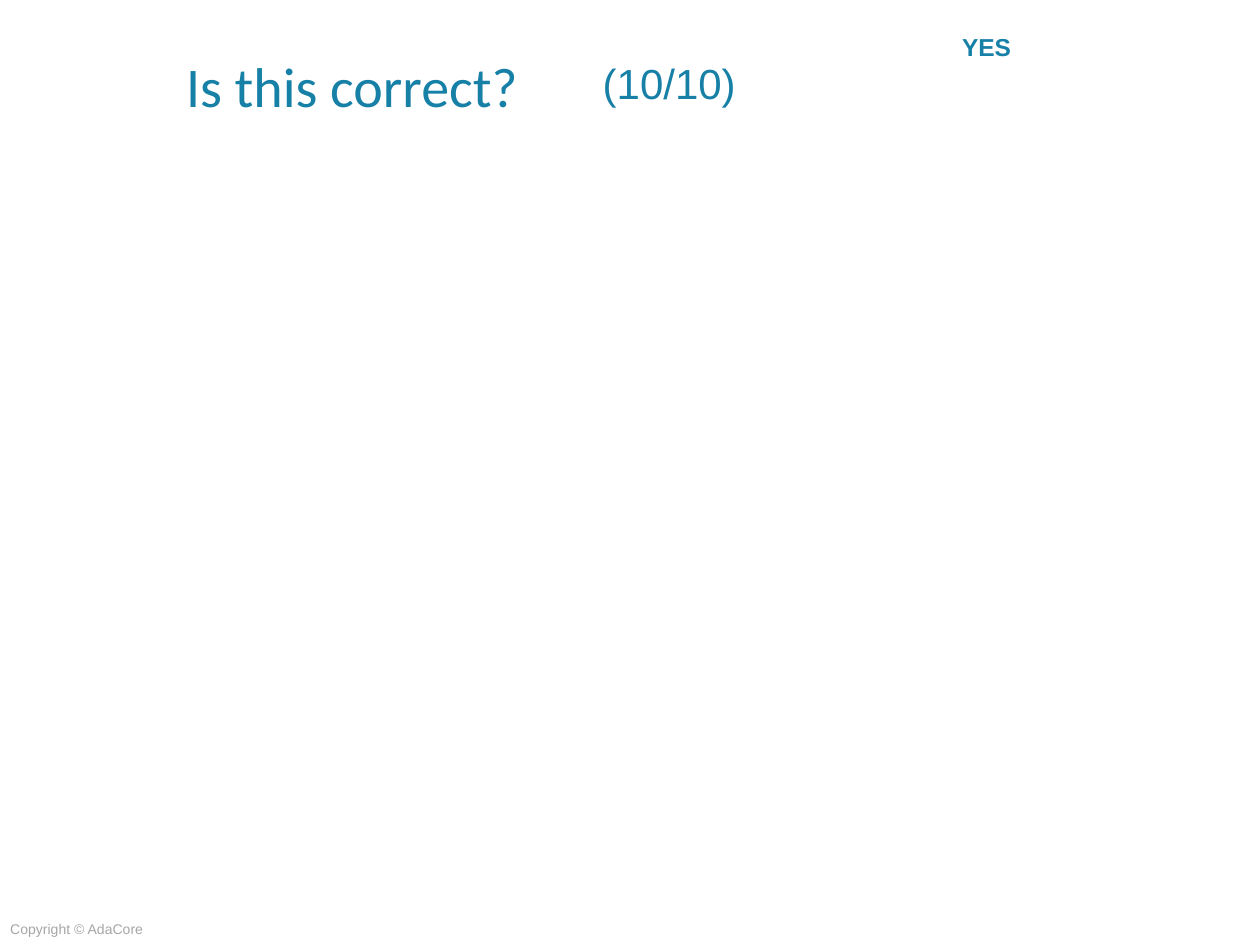
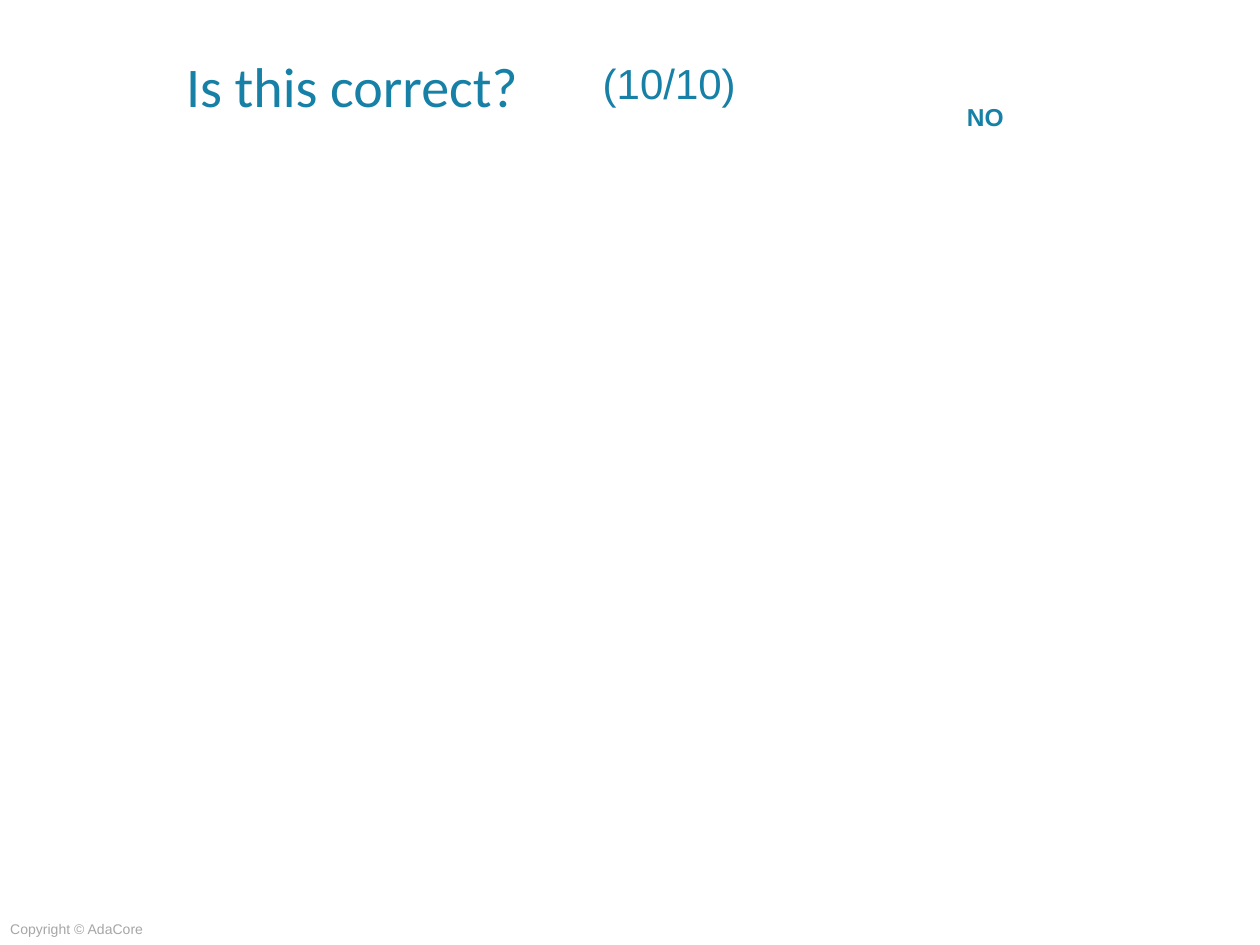
Before and after one commit to AdaCoreU/Courses, a slide deck: slide 36 of lectures/04_Mixed_Language_Programming_In_Ada/03_Ada_and_C++/Slides/03_Ada_and_C++.pptx. Drawn at 1260x945 pixels with LibreOffice and Linux fonts; fonts in the diff are those of the drawing; background and template pictures are left out. Boxes give left, top, right and bottom in pixels: in the first picture for what was removed or moved away, otherwise in the second. Text is boxed around its words. In the diff, an @@ line names an element or a change of style, - is before the commit and + after.

```diff
--- a/lectures/04_Mixed_Language_Programming_In_Ada/03_Ada_and_C++/Slides/03_Ada_and_C++.pptx
+++ b/lectures/04_Mixed_Language_Programming_In_Ada/03_Ada_and_C++/Slides/03_Ada_and_C++.pptx
@@ text removed at (962, 39, 1011, 57) @@
-YES
@@ text added at (967, 109, 1004, 127), 14 pt, text #1780A6, bold @@
+NO
```
Also in this commit, not shown: 6 other slides changed.
